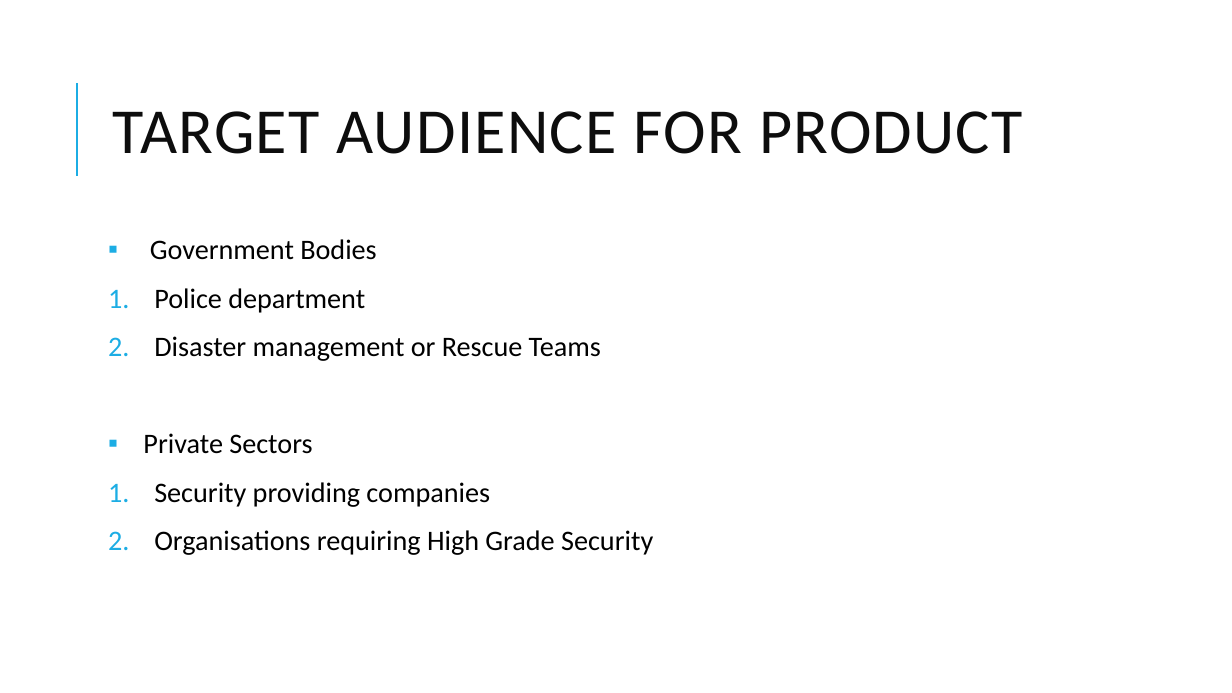
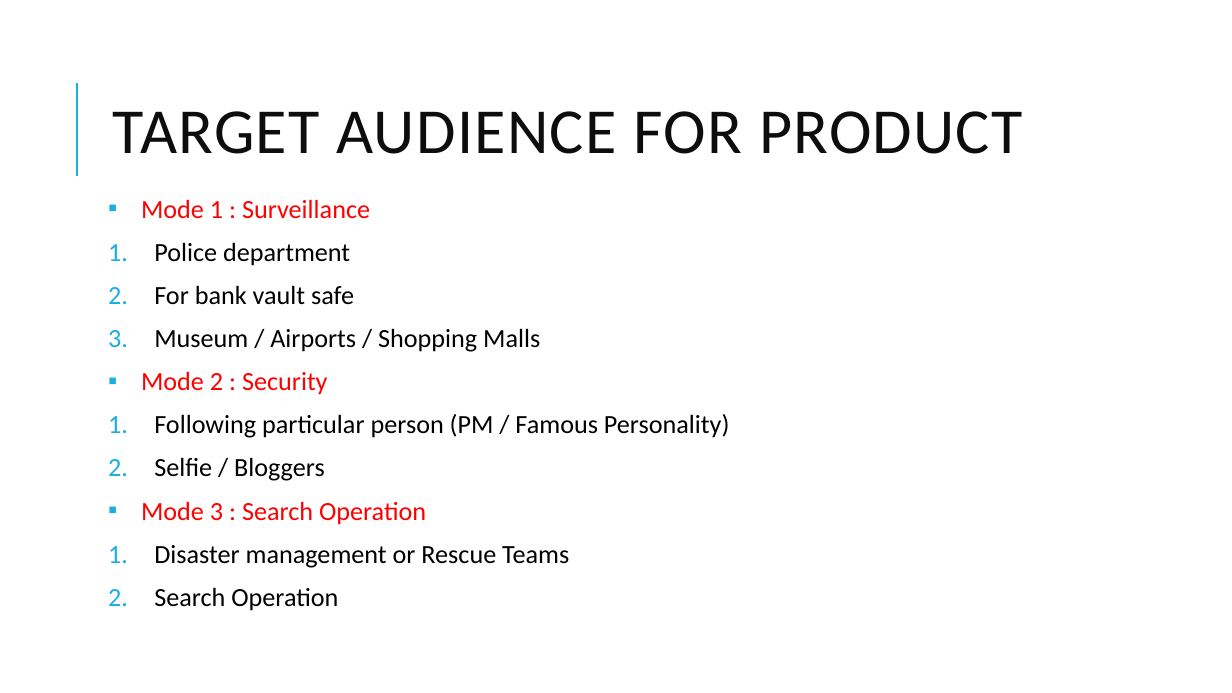
Before and after one commit to MihirRajeshPanchal/STAMP-Drone, a slide deck: slide 7 of Documentation/PPT/HighProfileSecurityDrone.pptx (slide 6 before the commit). Drawn at 1232x693 pixels with LibreOffice and Linux fonts; fonts in the diff are those of the drawing. Boxes give left, top, right and bottom in pixels: in the first picture for what was removed or moved away, otherwise in the second. Text is boxed around its words. In the diff, an @@ line names an element or a change of style, - is before the commit and + after.

```diff
--- a/Documentation/PPT/HighProfileSecurityDrone.pptx
+++ b/Documentation/PPT/HighProfileSecurityDrone.pptx
@@ text "Mode 1 : Surveillance": place and size @@
-text "Mode 1 : Surveillance" at [143,239,653,555]
+text "Mode 1 : Surveillance" at [141,199,730,611]
@@ text at [141,199,370,219]: text changed; size 22 to 20.4 pt; text colour #000000 to #FF0000 @@
-▪ Government Bodies
+▪ Mode 1 : Surveillance
@@ text at [154,242,569,568]: size 22 to 20.4 pt in "Police department", "Disaster management or Rescue Teams"; line spacing 0.9 to 0.8 @@
@@ text at [141,285,730,525]: paragraphs added @@
+2. For bank vault safe
+3. Museum / Airports / Shopping Malls
+▪ Mode 2 : Security
+1. Following particular person (PM / Famous Personality)
+2. Selfie / Bloggers
+▪ Mode 3 : Search Operation
@@ text at [154,587,338,611]: text changed; size 22 to 20.4 pt @@
-▪ Private Sectors
-1. Security providing companies
-2. Organisations requiring High Grade Security
+2. Search Operation
```
Also in this commit, not shown: 2 other slides changed, 8 slides added, 3 slides removed, 5 other files.
